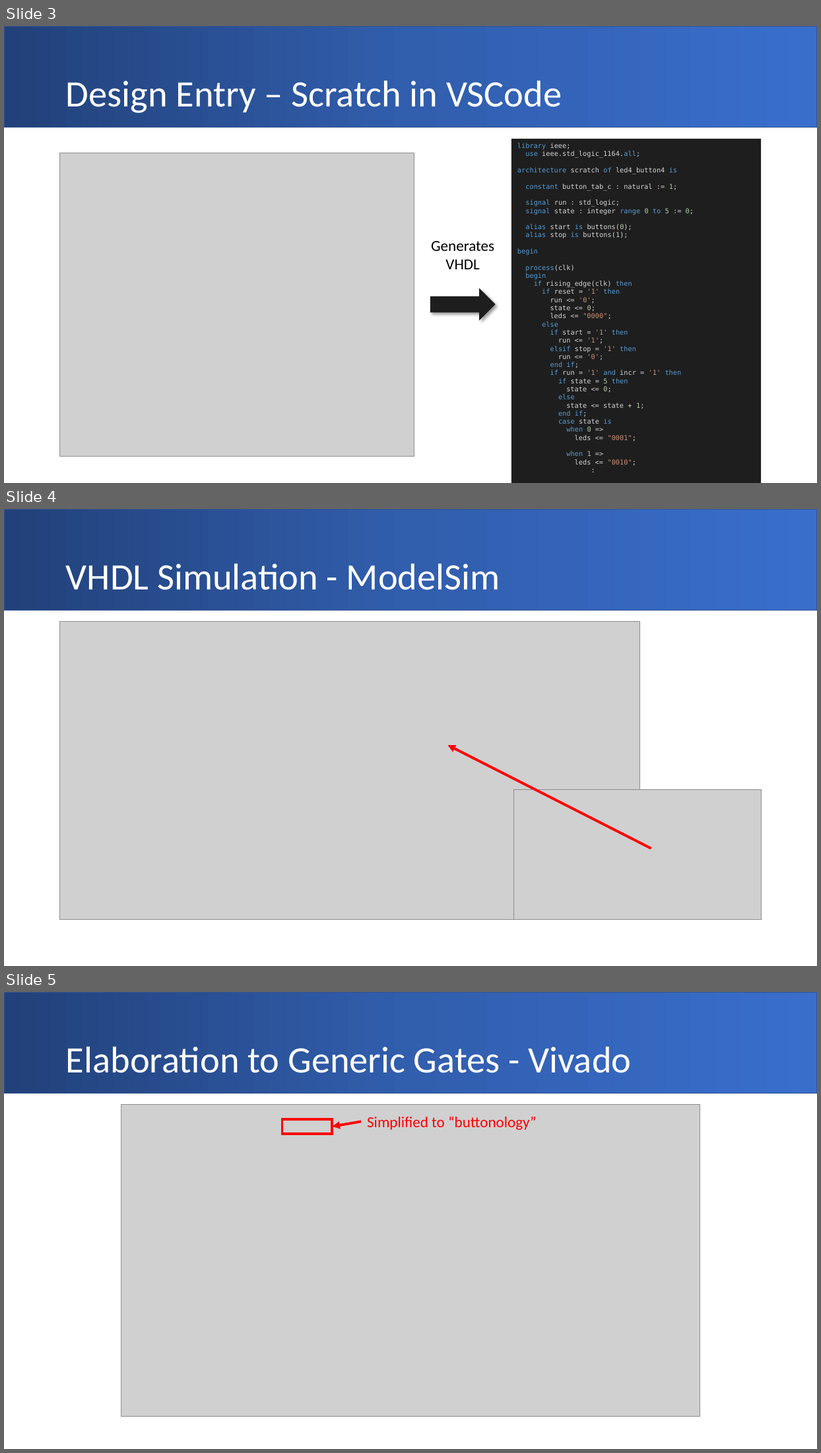
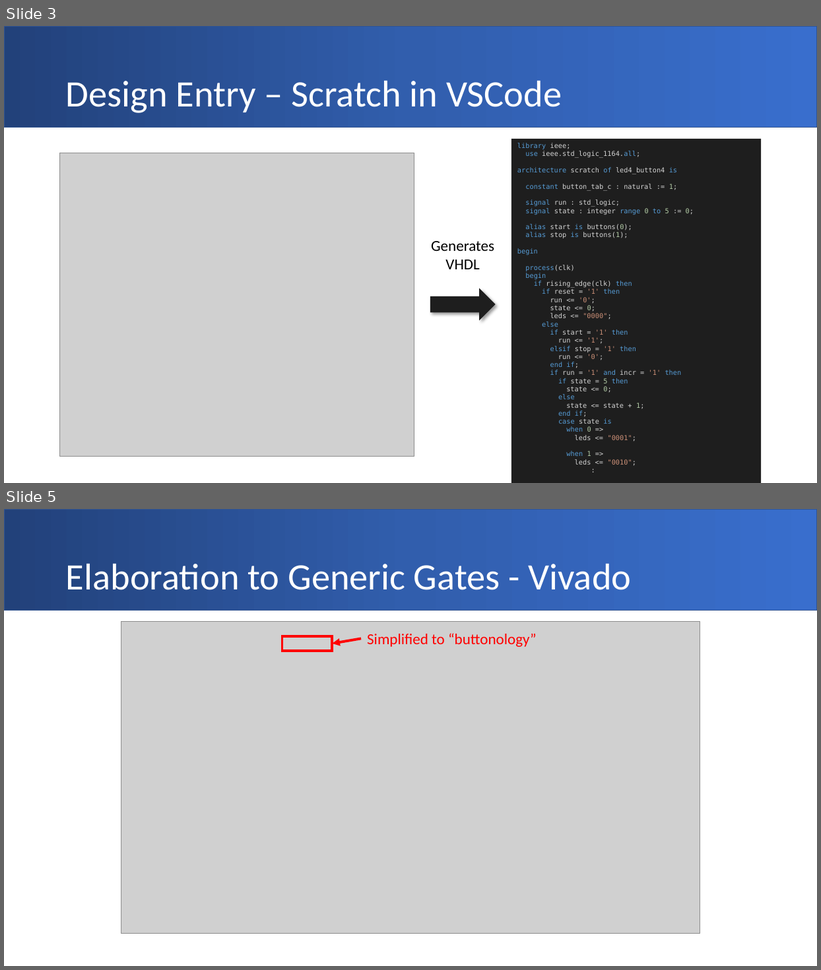
Before and after one commit to house-of-abbey/scratch_vhdl, a slide deck: docs/Training/Scratch_VHDL_Advert.pptx. Shown one above the other, each under a label of ours: slides 3, 4 and 5 before the commit, slides 3 and 5 after it; the slides between them are not shown. The pictures are 821x1453 and 821x970 pixels, drawn with LibreOffice and Linux fonts; fonts in the diff are those of the drawing; grey boxes stand for pictures. Boxes give left, top, right and bottom in pixels: in the first picture for what was removed or moved away, otherwise in the second. Text is boxed around its words. In the diff, an @@ line names an element or a change of style, - is before the commit and + after.

```diff
--- a/docs/Training/Scratch_VHDL_Advert.pptx
+++ b/docs/Training/Scratch_VHDL_Advert.pptx
@@ slide 4 removed at <box>4,509,817,966</box>, background #FFFFFF; not listed: 1 template element that a slide beside it also shows @@
@@ title removed at <box>66,563,500,590</box> @@
-VHDL Simulation - ModelSim
@@ picture removed at <box>60,622,640,920</box> @@
@@ arrow removed from (651, 849) to (448, 746) @@
@@ picture removed at <box>514,790,761,920</box> @@
```
Also in this commit, not shown: 1 slide changed.
